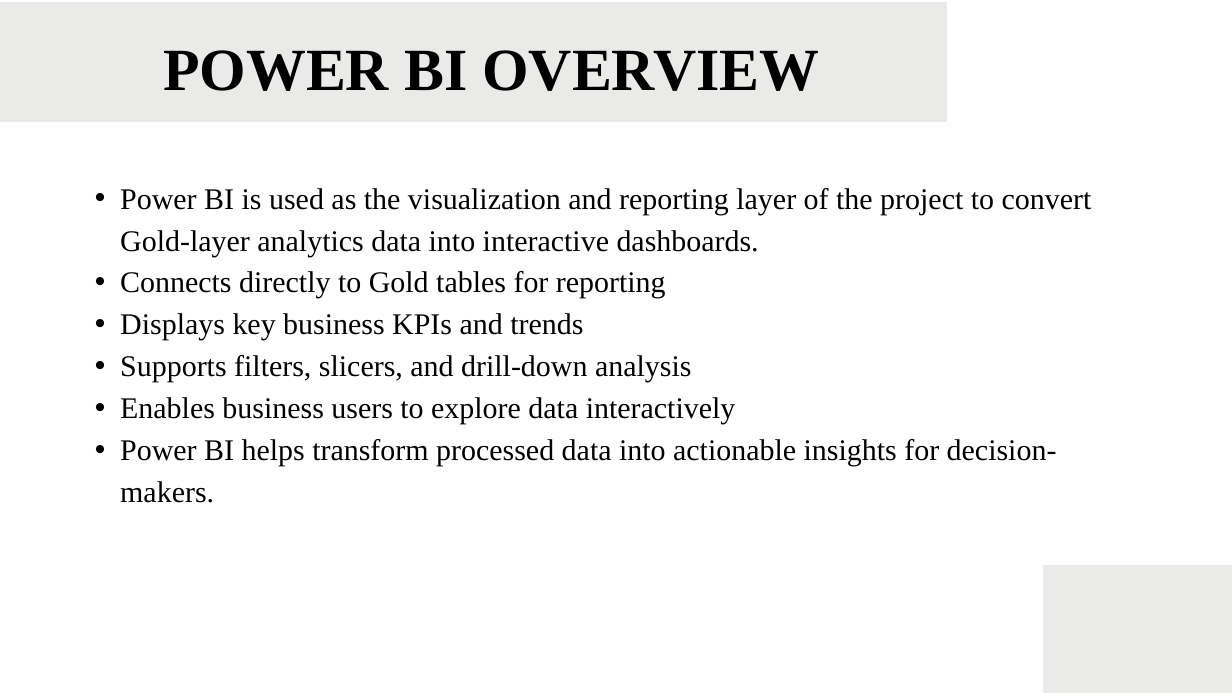
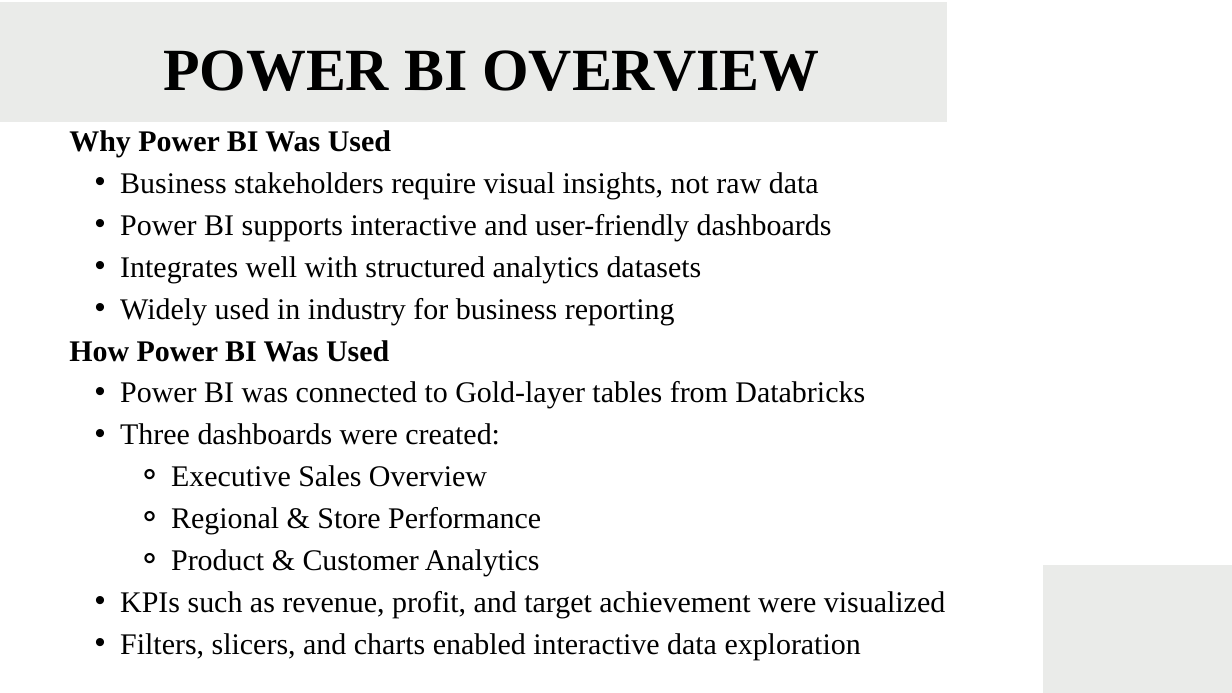
Before and after one commit to MishaGanji/Chubb_assignments, a slide deck: slide 18 of CapstoneProject/Presentation.pptx. Drawn at 1232x693 pixels with LibreOffice and Linux fonts; fonts in the diff are those of the drawing. Boxes give left, top, right and bottom in pixels: in the first picture for what was removed or moved away, otherwise in the second. Text is boxed around its words. In the diff, an @@ line names an element or a change of style, - is before the commit and + after.

```diff
--- a/CapstoneProject/Presentation.pptx
+++ b/CapstoneProject/Presentation.pptx
@@ text at (x1=69, y1=130, x2=945, y2=660): text changed @@
-  • Power BI is used as the visualization and reporting layer of the project to convert Gold-layer analytics data into interactive dashboards.
-  • Connects directly to Gold tables for reporting
-  • Displays key business KPIs and trends
-  • Supports filters, slicers, and drill-down analysis
-  • Enables business users to explore data interactively
-  • Power BI helps transform processed data into actionable insights for decision-makers.
+Why Power BI Was Used
+  • Business stakeholders require visual insights, not raw data
+  • Power BI supports interactive and user-friendly dashboards
+  • Integrates well with structured analytics datasets
+  • Widely used in industry for business reporting
+How Power BI Was Used
+  • Power BI was connected to Gold-layer tables from Databricks
+  • Three dashboards were created:
+    ⚬ Executive Sales Overview
+    ⚬ Regional & Store Performance
+    ⚬ Product & Customer Analytics
+  • KPIs such as revenue, profit, and target achievement were visualized
+  • Filters, slicers, and charts enabled interactive data exploration
```
Also in this commit, not shown: 4 other slides changed, 10 other files.
